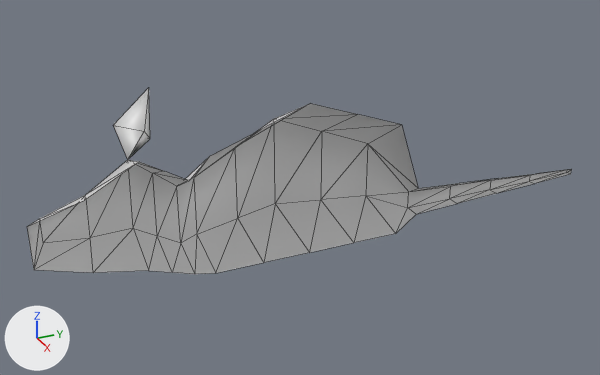
A saved change to the glTF model models/rat.glb.
Before and after are seen from a camera (50 mm lens) standing at (0.788, -0.337, 0.409) and looking at (-0.012, 0.023, 0.009). Arrows for +X, +Y and +Z are at lower left; the lights stay in place. Mesh edges are drawn as thin lines. Vertices at the same position are counted once.

Objects in the first picture: 'model'.
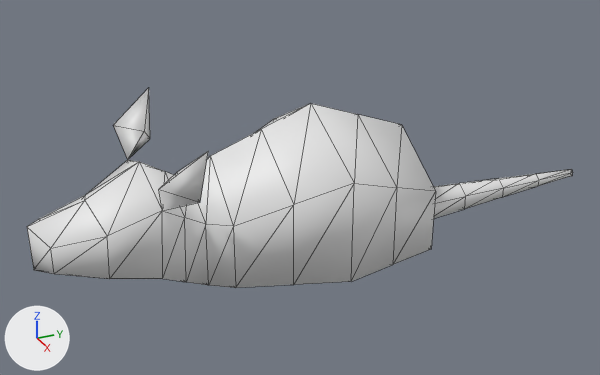
The change, as JSON lines over the scene's bpy script:
```json
{"block": "me_cube", "where": "# used by ob_model"}
{"op": "remove", "block": "me_cube", "code": "me_cube.from_pydata(...)  # 64 vertices, 94 faces; spans x -0.106..0.0, y -0.282..0.417, z -0.072..0.122"}
{"op": "add", "block": "me_cube", "code": "me_cube.from_pydata(...)  # 98 vertices, 188 faces; spans x -0.106..0.106, y -0.282..0.417, z -0.072..0.122"}
{"block": "me_cube", "change": "me_cube part 1"}
{"block": "me_cube", "change": "34 vertices are added at x 0.005..0.106, y -0.266..0.415, z -0.054..0.122"}
{"block": "me_cube", "change": "94 new faces join them"}
```

Boxes (x1, y1, x2, y2) around the edits, measured in the pictures (600 x 375 px):
```json
{"object": "model", "change": "reshaped", "before": [27, 88, 572, 274], "after": [27, 88, 573, 288], "on screen": "7% taller"}
{"part": 1, "of": "me_cube", "change": "added", "after": [27, 103, 573, 288]}
```
